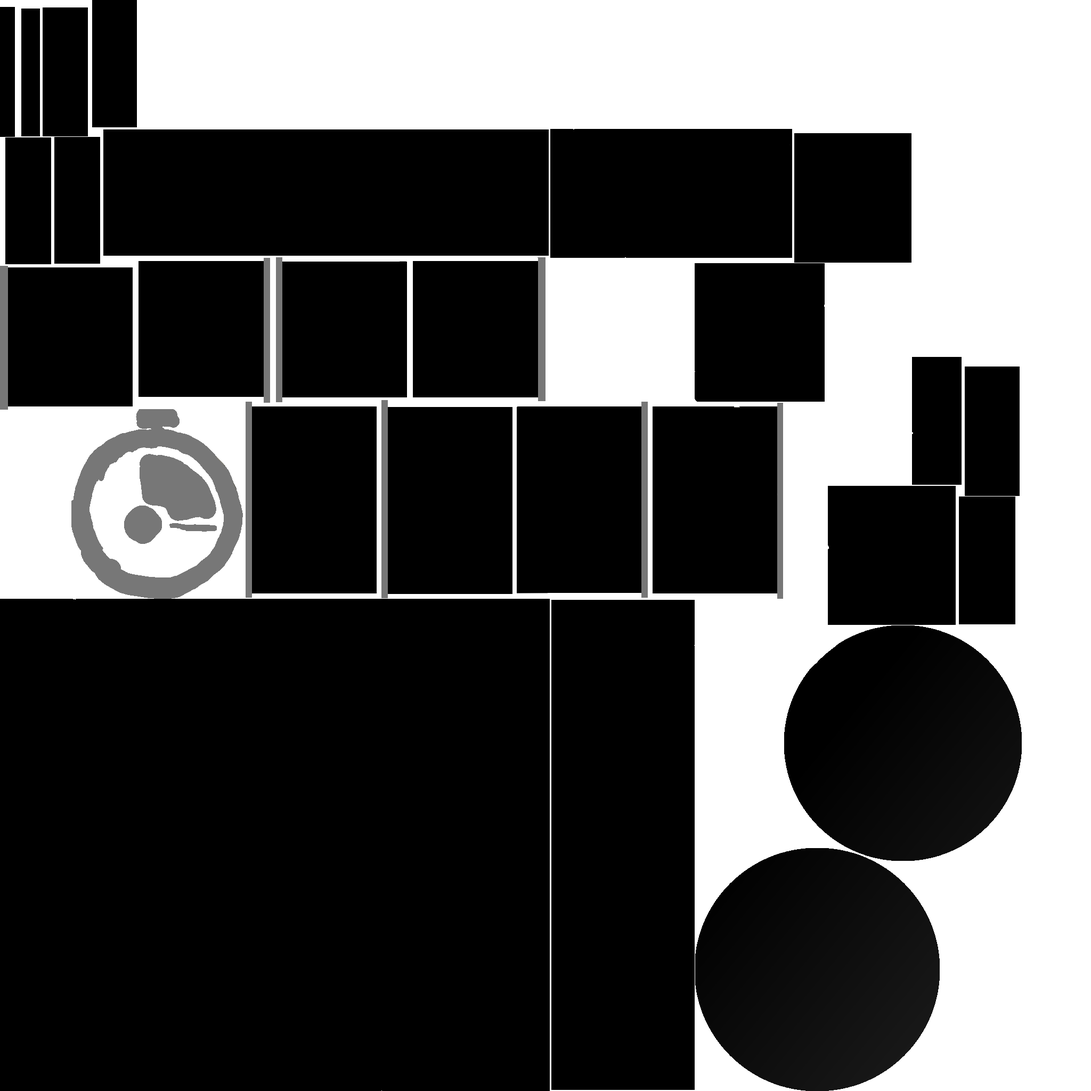
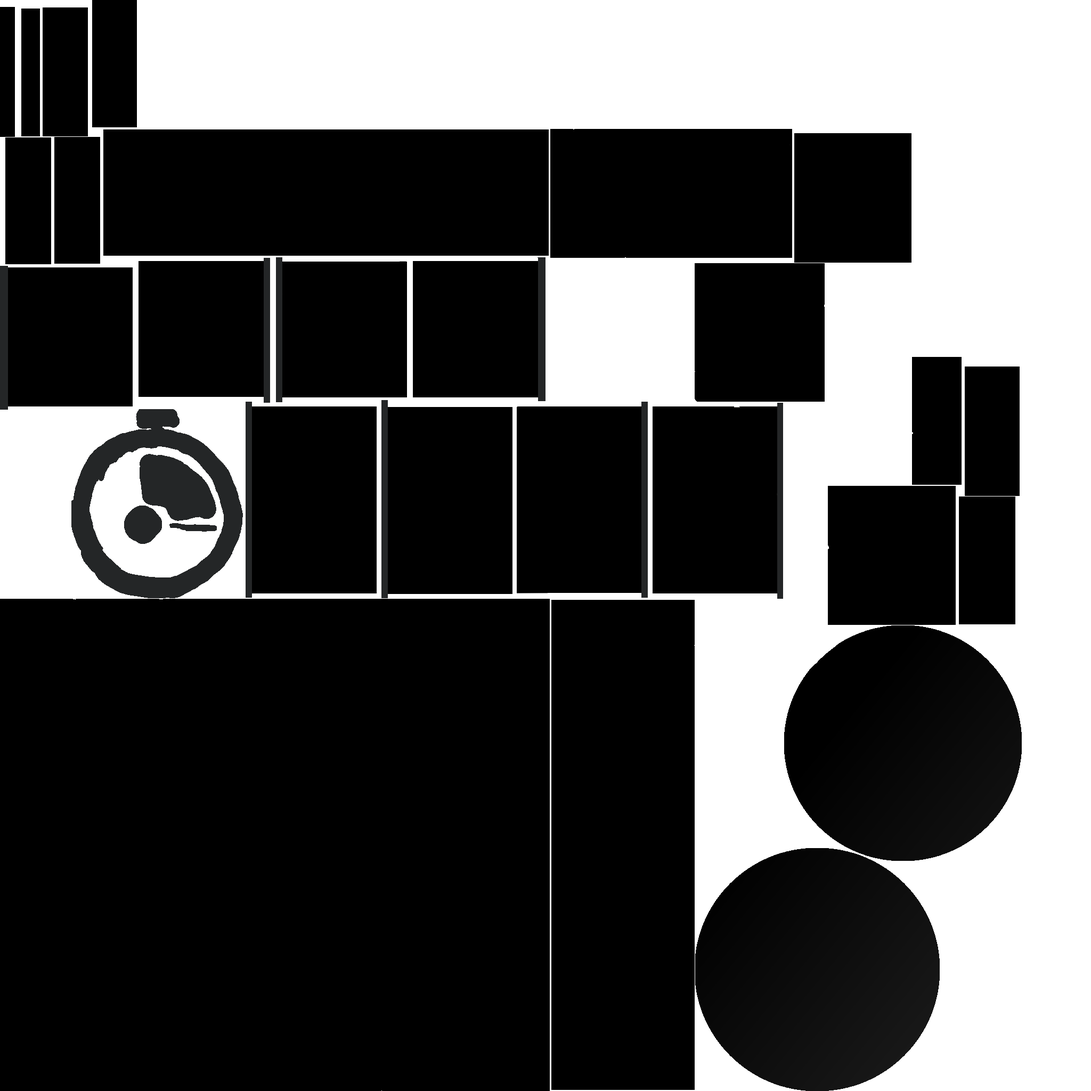
Layered file, before and after one edit (w=1091, h=1091). Changes by layer:
painted on "Pintura" over [left=0, top=257, right=784, bottom=600]
